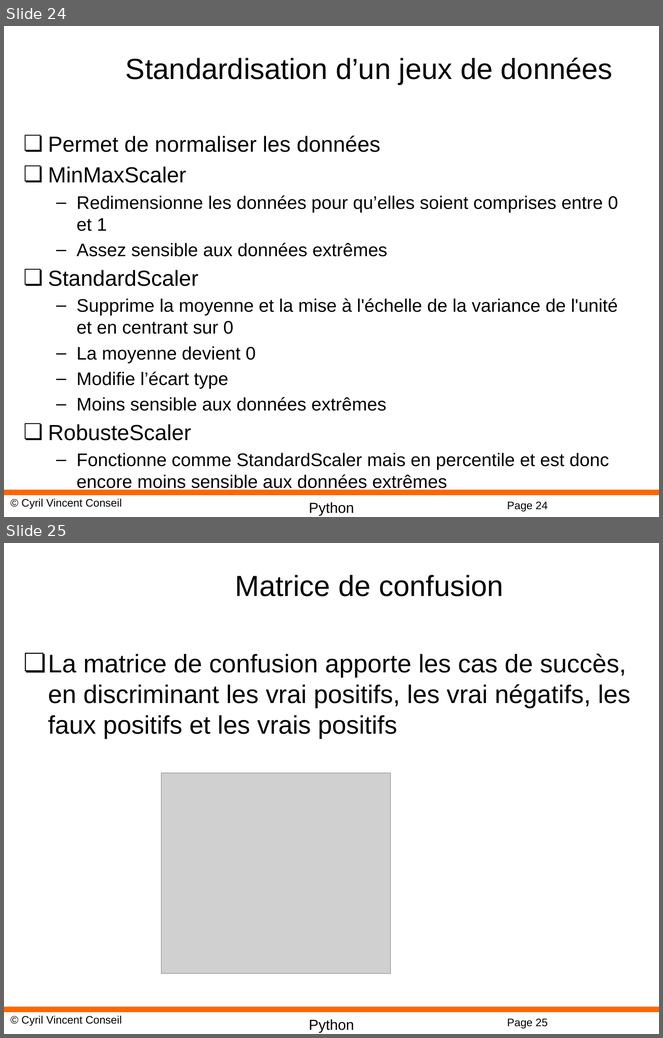
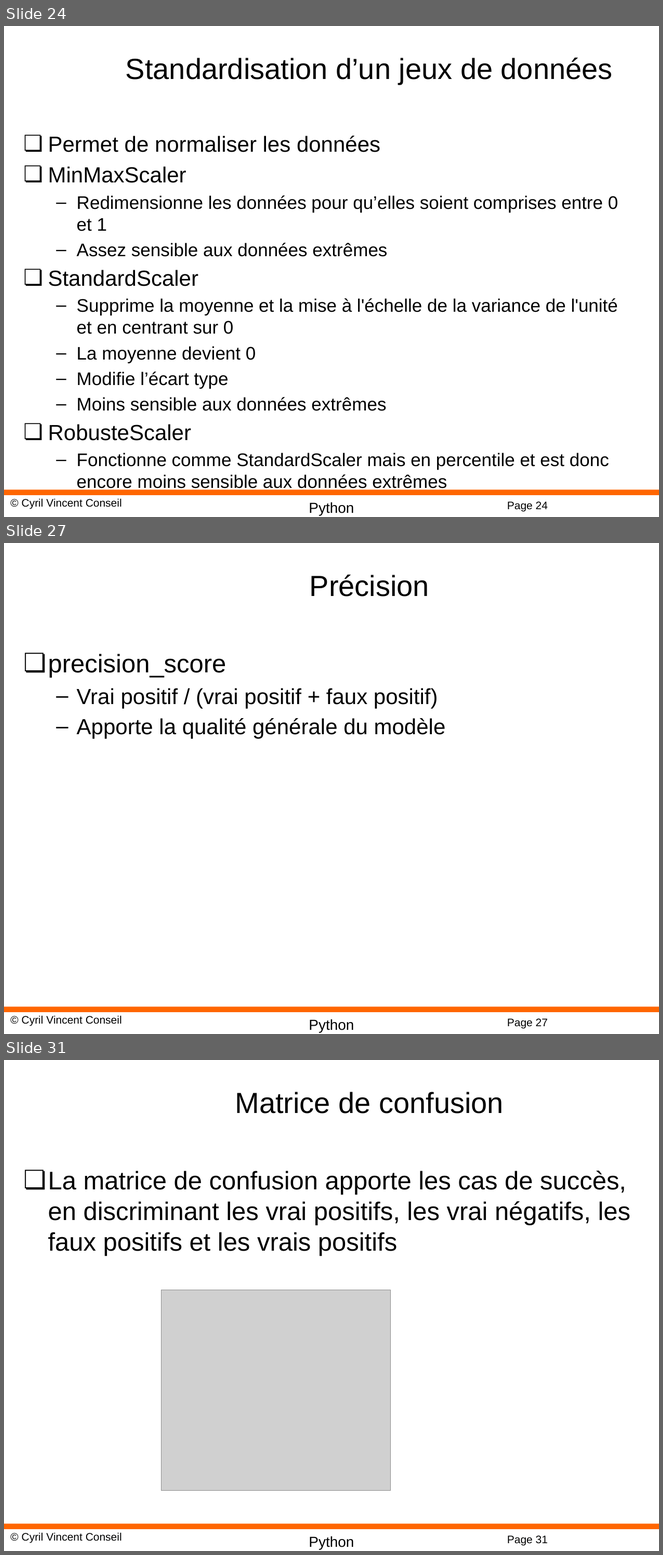
Before and after one commit to cyrilvincent/ML, a slide deck: PPT/MachineLearning18-NeuralNetwork.pptx. Shown one above the other, each under a label of ours: slides 24 and 25 before the commit, slides 24, 27 and 31 after it; the slides between them are not shown. The pictures are 663x1038 and 663x1555 pixels, drawn with LibreOffice and Linux fonts; fonts in the diff are those of the drawing; grey boxes stand for pictures; background and template pictures are left out. Boxes give left, top, right and bottom in pixels: in the first picture for what was removed or moved away, otherwise in the second. Text is boxed around its words. In the diff, an @@ line names an element or a change of style, - is before the commit and + after.

```diff
--- a/PPT/MachineLearning18-NeuralNetwork.pptx
+++ b/PPT/MachineLearning18-NeuralNetwork.pptx
@@ slide 27 added at box(4, 543, 659, 1034), background #FFFFFF; not listed: 4 template elements that a slide beside it also shows @@
@@ title added at box(310, 574, 429, 597), 32 pt, text #000000 @@
+Précision
@@ text added at box(48, 654, 446, 739), 24 pt, text #000000 @@
+❏ precision_score
+  – Vrai positif / (vrai positif + faux positif)
+  – Apporte la qualité générale du modèle
@@ what was slide 25 is now slide 31 @@
@@ page number at box(507, 1536, 548, 1546): text changed @@
-Page 25
+Page 31
```
Also in this commit, not shown: 1 slide changed, 4 other slides added, 2 other files.
